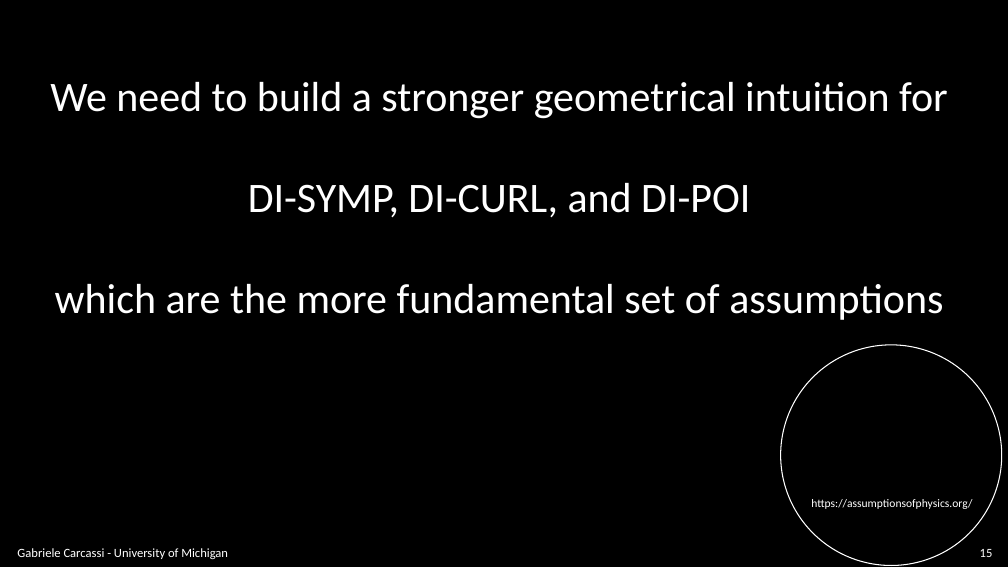
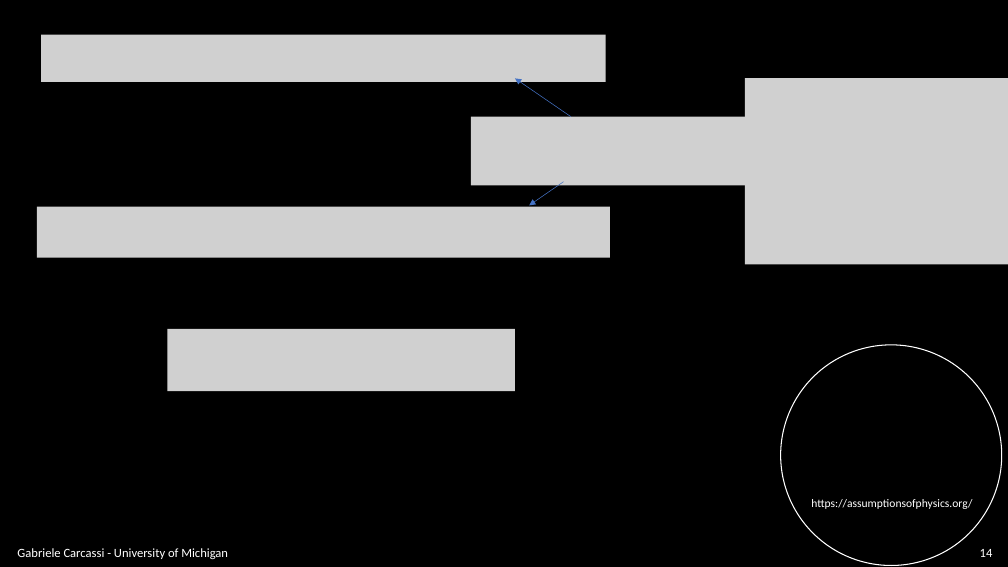
Before and after one commit to assumptionsofphysics/slides, a slide deck: slide 14 of BookCompanions-v2/RP-Class-4.pptx (slide 15 before the commit). Drawn at 1008x567 pixels with LibreOffice and Linux fonts; fonts in the diff are those of the drawing; grey boxes stand for pictures; background and template pictures are left out. Boxes give left, top, right and bottom in pixels: in the first picture for what was removed or moved away, otherwise in the second. Text is boxed around its words. In the diff, an @@ line names an element or a change of style, - is before the commit and + after.

```diff
--- a/BookCompanions-v2/RP-Class-4.pptx
+++ b/BookCompanions-v2/RP-Class-4.pptx
@@ picture added at [41, 35, 606, 82] @@
@@ text removed at [50, 82, 948, 320] @@
-We need to build a stronger geometrical intuition for
-DI-SYMP, DI-CURL, and DI-POI
-which are the more fundamental set of assumptions
@@ arrow added from (571, 116) to (515, 79), #4472C4 0.5 pt @@
@@ picture added at [745, 78, 1008, 265] @@
@@ picture added at [471, 116, 777, 185] @@
@@ picture added at [37, 206, 610, 257] @@
@@ arrow added from (564, 181) to (529, 206), #4472C4 0.5 pt @@
@@ picture added at [167, 329, 515, 391] @@
@@ page number at [980, 549, 993, 557]: text changed @@
-15
+14
```
Also in this commit, not shown: 9 other slides changed, 2 slides added, 1 slide removed, 1 other file.
